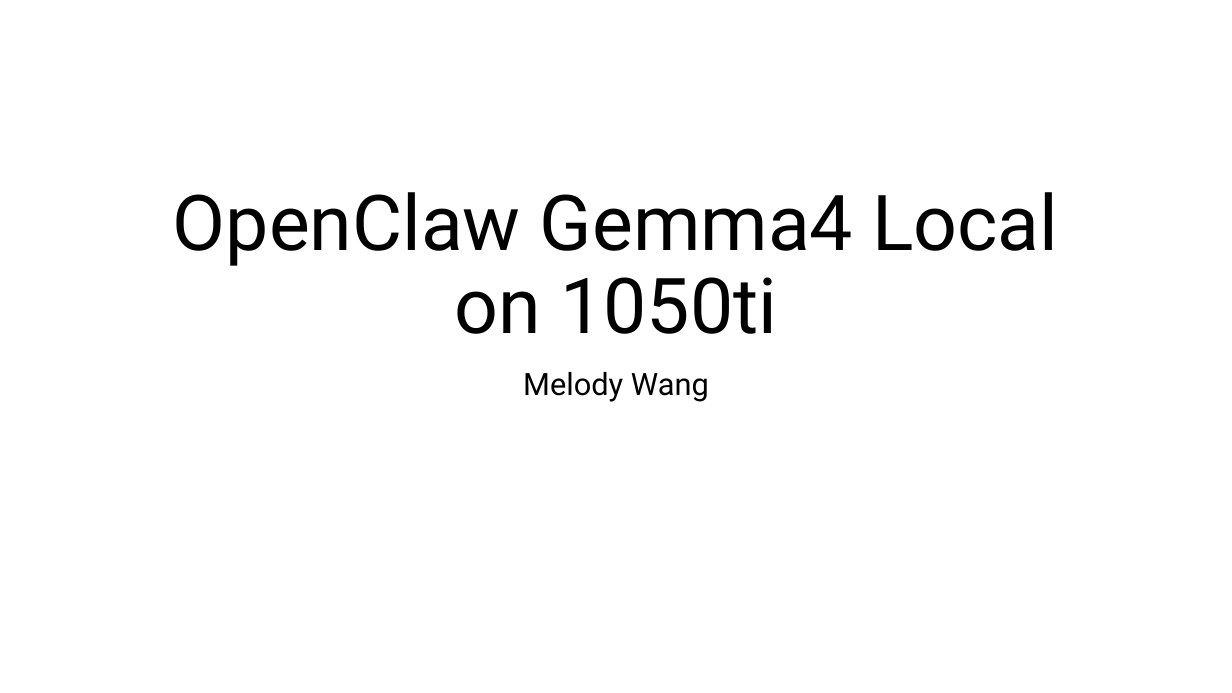
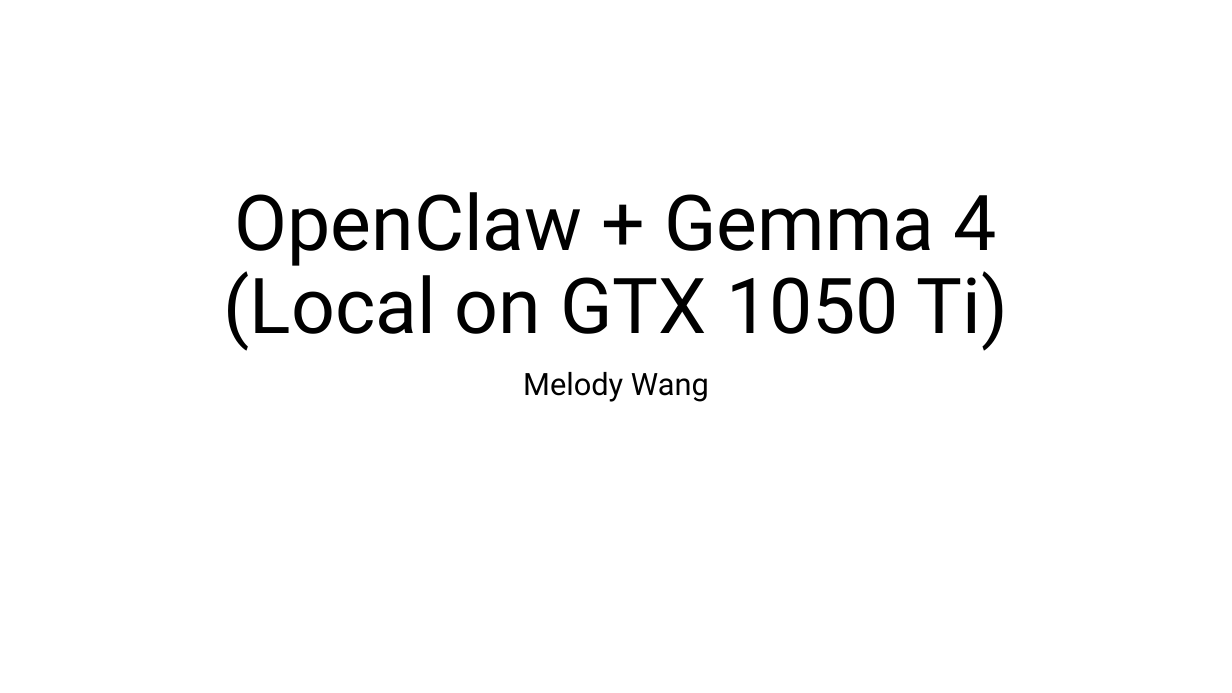
Before and after one commit to melody26613/openclaw-gemma-4-local-on-1050ti, a slide deck: slide 1 of openclaw-gemma-4-local-on-1050ti.pptx. Drawn at 1232x693 pixels with LibreOffice and Linux fonts; fonts in the diff are those of the drawing. Boxes give left, top, right and bottom in pixels: in the first picture for what was removed or moved away, otherwise in the second. Text is boxed around its words. In the diff, an @@ line names an element or a change of style, - is before the commit and + after.

```diff
--- a/openclaw-gemma-4-local-on-1050ti.pptx
+++ b/openclaw-gemma-4-local-on-1050ti.pptx
@@ title at [223,192,1008,351]: text changed @@
-OpenClaw Gemma4 Local on 1050ti
+OpenClaw + Gemma 4 (Local on GTX 1050 Ti)
```
Also in this commit, not shown: 1 other slide changed, 1 slide added.
